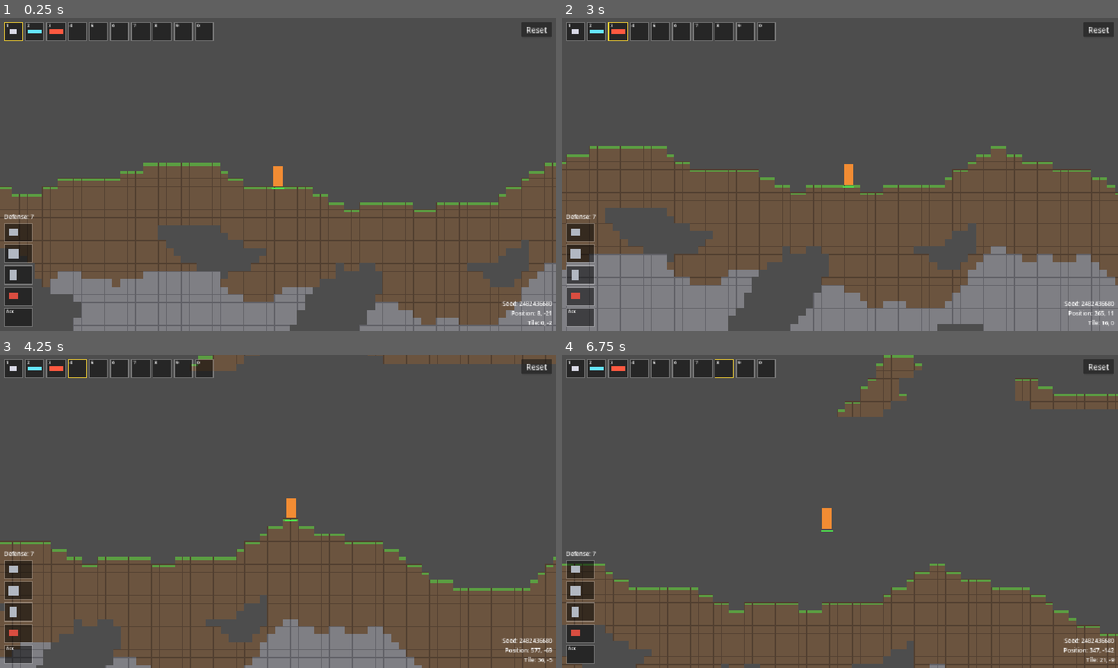
Above: before the commit, frames 1-4 (two rows, left to right).
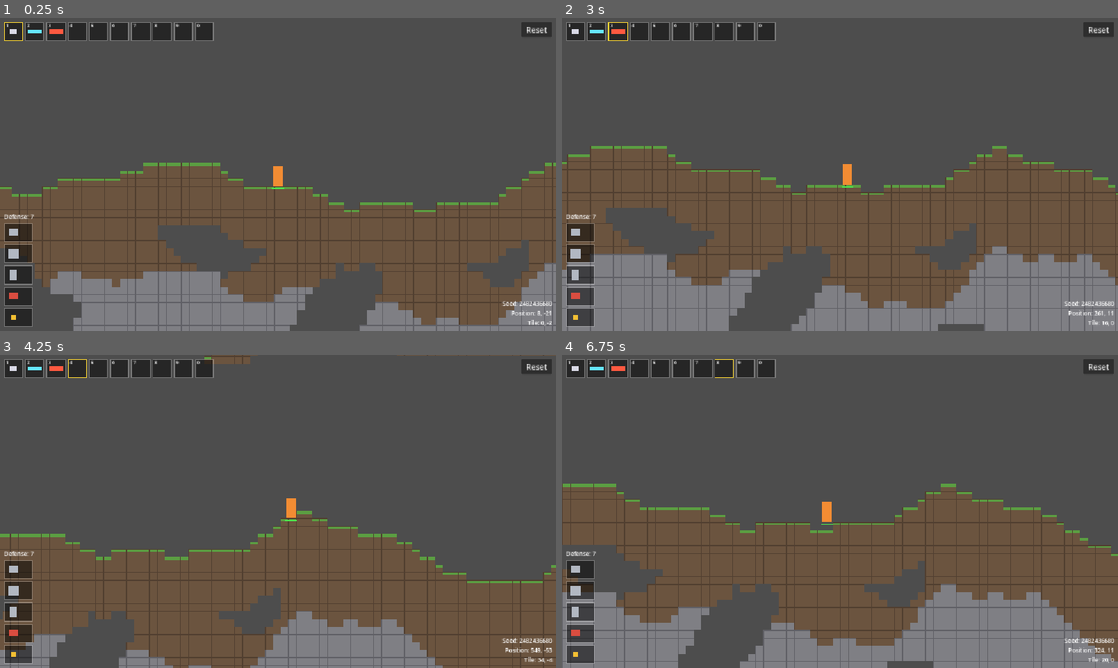
Above: after the commit, the same moments.

Repository: meyer1994/trr
Game: Godot game, scene res://scenes/main.tscn
Same seed, same stepped clock (60 frames per second), same inputs: the game is played once before the commit and once after it.
Inputs (mouse positions are in pixels of both pictures, inside the frame that each line leads up to):
- Up to frame 1 (0.25 s): no input
- Up to frame 2 (3 s): tap Enter at 0.5 s; move the mouse to (962, 158) at 0.52 s; press the mouse at (962, 158) at 0.53 s; hold Right (move_right) 0.53-2.03 s; tap Space (jump) at 0.77, 1.52 s; move the mouse to (728, 190) at 1.27 s; release the mouse at (728, 190) at 1.28 s; tap 1 at 1.35 s; move the mouse to (895, 105) at 2.02 s; hold Left (move_left) 2.03-2.78 s; tap 2 at 2.1 s; move the mouse to (812, 237) at 2.77 s; hold Right (move_right) from 2.78 s (still down); tap 3 at 2.85 s
- Up to frame 3 (4.25 s): keep holding Right (move_right); tap Space (jump) at 3.02, 3.77 s; move the mouse to (444, 558) at 3.52 s; tap 4 at 3.6 s
- Up to frame 4 (6.75 s): move the mouse to (673, 464) at 4.27 s; release Right (move_right) at 4.28 s; hold Left (move_left) 4.28-5.03 s; tap 5 at 4.35 s; tap Space (jump) at 4.52, 6.02 s; move the mouse to (867, 511) at 5.02 s; hold Right (move_right) 5.03-5.78 s; tap 6 at 5.1 s; move the mouse to (756, 433) at 5.77 s; hold Left (move_left) from 5.78 s (still down); tap 7 at 5.85 s; move the mouse to (962, 495) at 6.52 s; tap 8 at 6.6 s

The runs differ from the first frame. In frame 1, less than 0.1% of the frame differs, in the area x 1-3%, y 92-97%; in frame 2, 5.4%; in frame 3, 13%; in frame 4, 46%, in the area x 0-100%, y 0-100%.

Commit message:
Add stat effects that items and equipment apply to the player
Co-authored-by: Cursor <cursoragent@cursor.com>

Diff:
--- /dev/null
+++ b/equipment/gunpowder_charm.tres
@@ -0,0 +1,30 @@
+[gd_resource type="Resource" script_class="Equippable" load_steps=6 format=3]
+
+[ext_resource type="Script" path="res://scripts/equipment/equippable.gd" id="1_equippable"]
+[ext_resource type="Script" path="res://scripts/effects/effect.gd" id="2_effect"]
+
+[sub_resource type="Resource" id="Resource_fire_rate"]
+script = ExtResource("2_effect")
+stat = 2
+mode = 1
+value = 0.25
+
+[sub_resource type="Resource" id="Resource_damage"]
+script = ExtResource("2_effect")
+stat = 3
+mode = 1
+value = 0.25
+
+[sub_resource type="Resource" id="Resource_splash"]
+script = ExtResource("2_effect")
+stat = 4
+mode = 0
+value = 8.0
+
+[resource]
+script = ExtResource("1_equippable")
+kind = 3
+display_name = "Gunpowder Charm"
+icon_color = Color(0.95, 0.75, 0.2, 1)
+icon_size = Vector2(12, 12)
+effects = Array[ExtResource("2_effect")]([SubResource("Resource_fire_rate"), SubResource("Resource_damage"), SubResource("Resource_splash")])
--- a/equipment/iron_chainmail.tres
+++ b/equipment/iron_chainmail.tres
@@ -1,11 +1,18 @@
-[gd_resource type="Resource" script_class="Equippable" load_steps=2 format=3]
+[gd_resource type="Resource" script_class="Equippable" load_steps=4 format=3]
 
 [ext_resource type="Script" path="res://scripts/equipment/equippable.gd" id="1_equippable"]
+[ext_resource type="Script" path="res://scripts/effects/effect.gd" id="2_effect"]
+
+[sub_resource type="Resource" id="Resource_defense"]
+script = ExtResource("2_effect")
+stat = 1
+mode = 0
+value = 3.0
 
 [resource]
 script = ExtResource("1_equippable")
 kind = 1
-defense = 3
 display_name = "Iron Chainmail"
 icon_color = Color(0.7, 0.72, 0.76, 1)
 icon_size = Vector2(22, 20)
+effects = Array[ExtResource("2_effect")]([SubResource("Resource_defense")])
--- a/equipment/iron_greaves.tres
+++ b/equipment/iron_greaves.tres
@@ -1,11 +1,18 @@
-[gd_resource type="Resource" script_class="Equippable" load_steps=2 format=3]
+[gd_resource type="Resource" script_class="Equippable" load_steps=4 format=3]
 
 [ext_resource type="Script" path="res://scripts/equipment/equippable.gd" id="1_equippable"]
+[ext_resource type="Script" path="res://scripts/effects/effect.gd" id="2_effect"]
+
+[sub_resource type="Resource" id="Resource_defense"]
+script = ExtResource("2_effect")
+stat = 1
+mode = 0
+value = 2.0
 
 [resource]
 script = ExtResource("1_equippable")
 kind = 2
-defense = 2
 display_name = "Iron Greaves"
 icon_color = Color(0.7, 0.72, 0.76, 1)
 icon_size = Vector2(16, 22)
+effects = Array[ExtResource("2_effect")]([SubResource("Resource_defense")])
--- a/equipment/iron_helmet.tres
+++ b/equipment/iron_helmet.tres
@@ -1,11 +1,18 @@
-[gd_resource type="Resource" script_class="Equippable" load_steps=2 format=3]
+[gd_resource type="Resource" script_class="Equippable" load_steps=4 format=3]
 
 [ext_resource type="Script" path="res://scripts/equipment/equippable.gd" id="1_equippable"]
+[ext_resource type="Script" path="res://scripts/effects/effect.gd" id="2_effect"]
+
+[sub_resource type="Resource" id="Resource_defense"]
+script = ExtResource("2_effect")
+stat = 1
+mode = 0
+value = 2.0
 
 [resource]
 script = ExtResource("1_equippable")
 kind = 0
-defense = 2
 display_name = "Iron Helmet"
 icon_color = Color(0.7, 0.72, 0.76, 1)
 icon_size = Vector2(20, 14)
+effects = Array[ExtResource("2_effect")]([SubResource("Resource_defense")])
--- a/equipment/running_boots.tres
+++ b/equipment/running_boots.tres
@@ -1,11 +1,18 @@
-[gd_resource type="Resource" script_class="Equippable" load_steps=2 format=3]
+[gd_resource type="Resource" script_class="Equippable" load_steps=4 format=3]
 
 [ext_resource type="Script" path="res://scripts/equipment/equippable.gd" id="1_equippable"]
+[ext_resource type="Script" path="res://scripts/effects/effect.gd" id="2_effect"]
+
+[sub_resource type="Resource" id="Resource_move_speed"]
+script = ExtResource("2_effect")
+stat = 0
+mode = 1
+value = 0.25
 
 [resource]
 script = ExtResource("1_equippable")
 kind = 3
-speed_bonus = 0.25
 display_name = "Running Boots"
 icon_color = Color(0.85, 0.3, 0.25, 1)
 icon_size = Vector2(20, 12)
+effects = Array[ExtResource("2_effect")]([SubResource("Resource_move_speed")])
--- a/items/launcher.tres
+++ b/items/launcher.tres
@@ -1,9 +1,17 @@
-[gd_resource type="Resource" script_class="Launcher" load_steps=2 format=3]
+[gd_resource type="Resource" script_class="Launcher" load_steps=4 format=3]
 
 [ext_resource type="Script" path="res://scripts/items/launcher.gd" id="1_launcher"]
+[ext_resource type="Script" path="res://scripts/effects/effect.gd" id="2_effect"]
+
+[sub_resource type="Resource" id="Resource_heavy"]
+script = ExtResource("2_effect")
+stat = 0
+mode = 1
+value = -0.15
 
 [resource]
 script = ExtResource("1_launcher")
 display_name = "Launcher"
 icon_color = Color(1, 0.35, 0.25, 1)
 projectile_color = Color(1, 0.35, 0.25, 1)
+effects = Array[ExtResource("2_effect")]([SubResource("Resource_heavy")])
--- a/scenes/main.tscn
+++ b/scenes/main.tscn
@@ -17,6 +17,7 @@
 [ext_resource type="Resource" path="res://equipment/iron_greaves.tres" id="15_iron_greaves"]
 [ext_resource type="Resource" path="res://equipment/running_boots.tres" id="16_running_boots"]
 [ext_resource type="Script" path="res://scripts/equipment_panel.gd" id="17_equipment_panel"]
+[ext_resource type="Resource" path="res://equipment/gunpowder_charm.tres" id="18_gunpowder_charm"]
 
 [sub_resource type="RectangleShape2D" id="RectangleShape2D_player"]
 size = Vector2(20, 42)
@@ -54,7 +55,7 @@
 
 [node name="Equipment" type="Node" parent="Player"]
 script = ExtResource("11_equipment")
-starting_items = Array[ExtResource("12_equippable")]([ExtResource("13_iron_helmet"), ExtResource("14_iron_chainmail"), ExtResource("15_iron_greaves"), ExtResource("16_running_boots")])
+starting_items = Array[ExtResource("12_equippable")]([ExtResource("13_iron_helmet"), ExtResource("14_iron_chainmail"), ExtResource("15_iron_greaves"), ExtResource("16_running_boots"), ExtResource("18_gunpowder_charm")])
 
 [node name="Camera2D" type="Camera2D" parent="Player"]
 position_smoothing_enabled = true
--- /dev/null
+++ b/scripts/effects/effect.gd
@@ -0,0 +1,10 @@
+class_name Effect
+extends Resource
+
+enum Stat { MOVE_SPEED, DEFENSE, FIRE_RATE, DAMAGE, SPLASH_RADIUS, PROJECTILE_SPEED }
+enum Mode { FLAT, PERCENT }
+
+@export var stat := Stat.DAMAGE
+@export var mode := Mode.PERCENT
+## FLAT adds this amount to the base; PERCENT adds this fraction of it, e.g. 0.25 for +25%.
+@export var value := 0.0
--- /dev/null
+++ b/scripts/effects/effect_set.gd
@@ -0,0 +1,24 @@
+class_name EffectSet
+extends RefCounted
+
+var _flat := {}
+var _percent := {}
+
+
+static func from_items(items: Array) -> EffectSet:
+	var effect_set := EffectSet.new()
+	for item: Item in items:
+		if item:
+			for effect in item.effects:
+				effect_set.add(effect)
+	return effect_set
+
+
+func add(effect: Effect) -> void:
+	var totals := _flat if effect.mode == Effect.Mode.FLAT else _percent
+	totals[effect.stat] = totals.get(effect.stat, 0.0) + effect.value
+
+
+## Flat bonuses are added first, then all percentages are summed and applied once.
+func apply(stat: Effect.Stat, base: float) -> float:
+	return (base + _flat.get(stat, 0.0)) * (1.0 + _percent.get(stat, 0.0))
--- a/scripts/equipment.gd
+++ b/scripts/equipment.gd
@@ -42,22 +42,6 @@
 	return previous
 
 
-func total_defense() -> int:
-	var total := 0
-	for item in slots:
-		if item:
-			total += item.defense
-	return total
-
-
-func speed_multiplier() -> float:
-	var multiplier := 1.0
-	for item in slots:
-		if item:
-			multiplier += item.speed_bonus
-	return multiplier
-
-
 func _slot_for(kind: Equippable.Kind) -> int:
 	var occupied := -1
 	for index in SLOT_KINDS.size():
--- a/scripts/equipment/equippable.gd
+++ b/scripts/equipment/equippable.gd
@@ -4,7 +4,3 @@
 enum Kind { HEAD, BODY, LEGS, ACCESSORY }
 
 @export var kind := Kind.HEAD
-## Subtracted from every hit the wearer takes.
-@export var defense := 0
-## Extra walking speed as a fraction, e.g. 0.25 walks 25% faster.
-@export var speed_bonus := 0.0
--- a/scripts/equipment_panel.gd
+++ b/scripts/equipment_panel.gd
@@ -29,4 +29,5 @@
 func _refresh() -> void:
 	for index in _slots.size():
 		_slots[index].set_item(equipment.slots[index])
-	_defense_label.text = "Defense: %d" % equipment.total_defense()
+	var defense := EffectSet.from_items(equipment.slots).apply(Effect.Stat.DEFENSE, 0.0)
+	_defense_label.text = "Defense: %d" % roundi(defense)
--- a/scripts/hotbar.gd
+++ b/scripts/hotbar.gd
@@ -1,5 +1,7 @@
 class_name Hotbar
 extends HBoxContainer
+
+signal selection_changed
 
 const SLOT_COUNT := 10
 const SLOT_KEYS: Array[Key] = [KEY_1, KEY_2, KEY_3, KEY_4, KEY_5, KEY_6, KEY_7, KEY_8, KEY_9, KEY_0]
@@ -31,6 +33,7 @@
 	if index != -1:
 		selected_index = index
 		_refresh_selection()
+		selection_changed.emit()
 		get_viewport().set_input_as_handled()
 
 
--- a/scripts/items/item.gd
+++ b/scripts/items/item.gd
@@ -4,3 +4,5 @@
 @export var display_name := ""
 @export var icon_color := Color.WHITE
 @export var icon_size := Vector2(16, 16)
+## Applied to the player while the item is worn or held.
+@export var effects: Array[Effect] = []
--- a/scripts/player.gd
+++ b/scripts/player.gd
@@ -17,16 +17,25 @@
 @onready var equipment: Equipment = $Equipment
 var fire_cooldown := 0.0
 var coyote_timer := 0.0
+## Combined effects of worn equipment and the held item.
+var effects := EffectSet.new()
 
 
 func _ready() -> void:
 	health.died.connect(respawn)
-	equipment.changed.connect(_apply_equipment)
-	_apply_equipment()
+	equipment.changed.connect(_refresh_effects)
+	if hotbar:
+		hotbar.selection_changed.connect(_refresh_effects)
+	_refresh_effects()
 
 
-func _apply_equipment() -> void:
-	health.defense = equipment.total_defense()
+func _refresh_effects() -> void:
+	var sources: Array[Item] = []
+	sources.append_array(equipment.slots)
+	if hotbar:
+		sources.append(hotbar.selected_item)
+	effects = EffectSet.from_items(sources)
+	health.defense = roundi(effects.apply(Effect.Stat.DEFENSE, 0.0))
 
 
 func _physics_process(delta: float) -> void:
@@ -41,13 +50,14 @@
 		velocity.y = JUMP_VELOCITY
 		coyote_timer = 0.0
 
-	velocity.x = Input.get_axis("move_left", "move_right") * SPEED * equipment.speed_multiplier()
+	var speed := effects.apply(Effect.Stat.MOVE_SPEED, SPEED)
+	velocity.x = Input.get_axis("move_left", "move_right") * speed
 
 	fire_cooldown = maxf(fire_cooldown - delta, 0.0)
 	var weapon := hotbar.selected_item as Weapon if hotbar else null
 	if weapon and fire_cooldown == 0.0 and _is_trigger_pulled(weapon):
 		_shoot(weapon)
-		fire_cooldown = weapon.fire_interval
+		fire_cooldown = 1.0 / effects.apply(Effect.Stat.FIRE_RATE, 1.0 / weapon.fire_interval)
 
 	_step_up_ledge(delta)
 	move_and_slide()
@@ -95,8 +105,8 @@
 
 	var projectile := PROJECTILE_SCENE.instantiate()
 	projectile.weapon = weapon
-	projectile.velocity = aim * weapon.projectile_speed
-	projectile.damage = weapon.damage
-	projectile.splash_radius = weapon.splash_radius
+	projectile.velocity = aim * effects.apply(Effect.Stat.PROJECTILE_SPEED, weapon.projectile_speed)
+	projectile.damage = effects.apply(Effect.Stat.DAMAGE, weapon.damage)
+	projectile.splash_radius = effects.apply(Effect.Stat.SPLASH_RADIUS, weapon.splash_radius)
 	projectile.position = position + aim * PROJECTILE_SPAWN_OFFSET
 	get_parent().add_child(projectile)
Not shown: 1 places in scenes/main.tscn that only renumber resources
Not shown, added: scripts/effects/effect.gd.uid
Not shown, added: scripts/effects/effect_set.gd.uid
